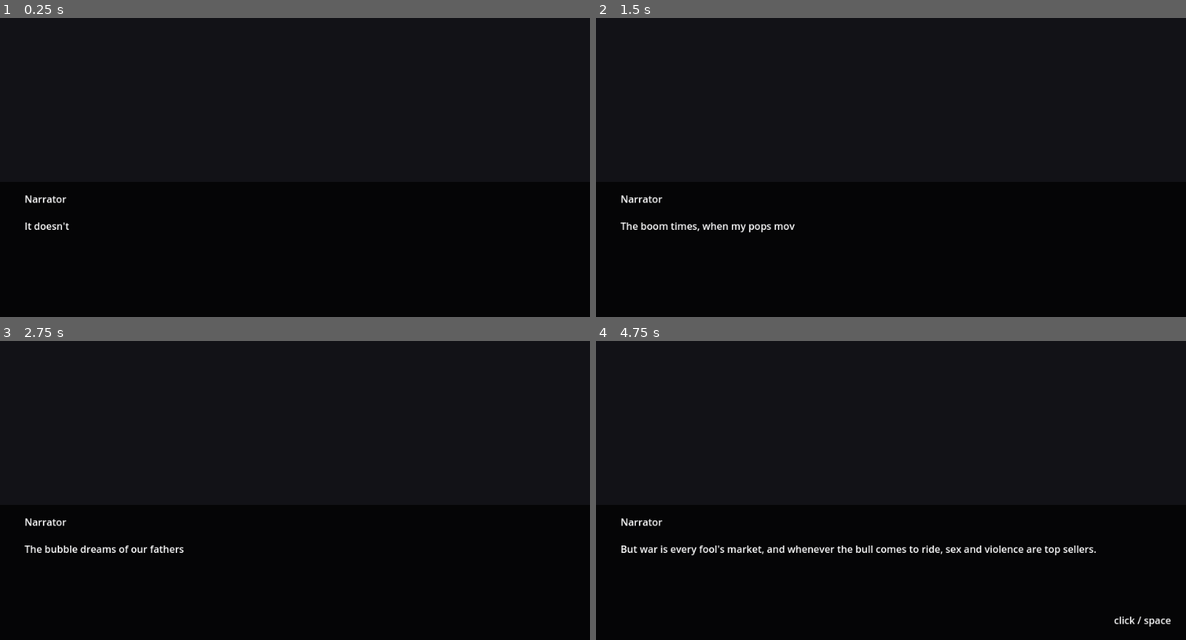
Above: before the commit, frames 1-4 (two rows, left to right).
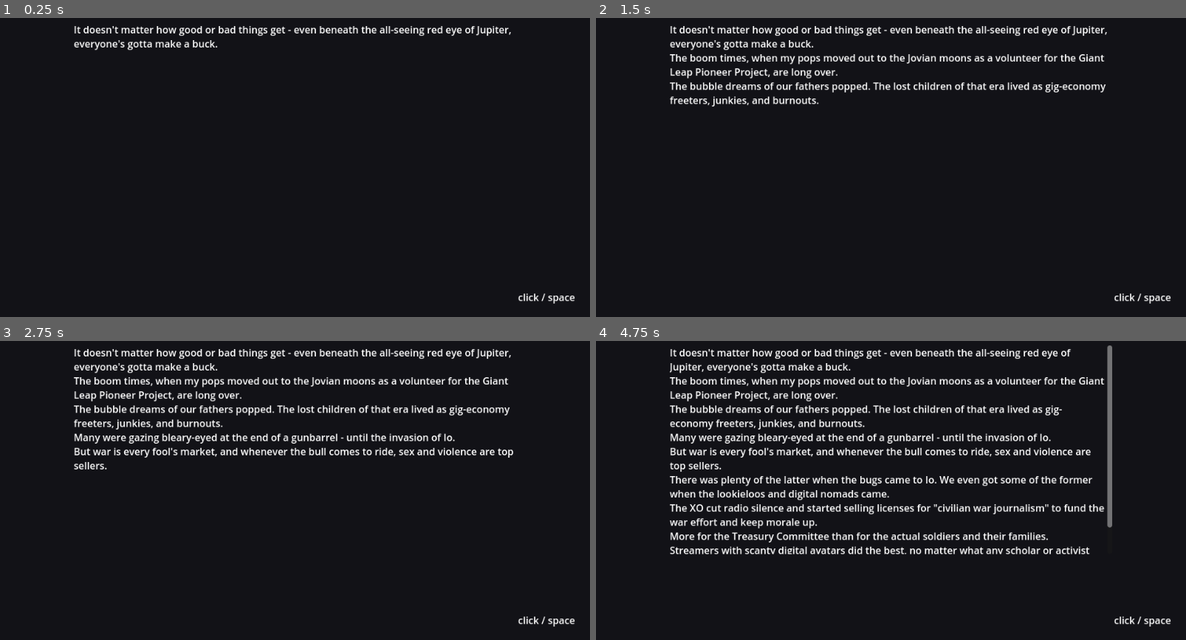
Above: after the commit, the same moments.

Repository: Wasumyon/war-idols
Game: Godot game, scene res://vn/vn.tscn
Same seed, same stepped clock (60 frames per second), same inputs: the game is played once before the commit and once after it. This scene is started directly instead of the project's main scene.
Inputs (mouse positions are in pixels of both pictures, inside the frame that each line leads up to):
- Up to frame 1 (0.25 s): no input
- Up to frame 2 (1.5 s): tap Enter at 0.5 s; move the mouse to (1020, 134) at 0.52 s; hold D (turnRight) 0.53-1.28 s; tap Ctrl (drift) at 0.6 s; click (1020, 134) at 0.67 s; tap Space at 0.77 s; move the mouse to (773, 167) at 1.27 s; hold S (brake) from 1.28 s (still down); tap R at 1.35 s
- Up to frame 3 (2.75 s): tap Space at 1.52, 2 s; move the mouse to (354, 400) at 2.02 s; release S (brake) at 2.03 s; hold D (turnRight) from 2.03 s (still down); tap Shift at 2.1 s
- Up to frame 4 (4.75 s): move the mouse to (861, 541) at 2.77 s; release D (turnRight) at 2.78 s; hold W (accelerate) 2.78-3.53 s; tap Enter at 2.85, 4.25 s; click (861, 541) at 2.92 s; tap Space at 3.02, 3.77, 4.52 s; move the mouse to (1068, 523) at 3.52 s; hold A (turnLeft) from 3.53 s (still down); tap Ctrl (drift) at 3.6 s; move the mouse to (714, 424) at 4.27 s; tap R at 4.35 s

The runs differ from the first frame. In frame 1, 1.7% of the frame differs, in the area x 4-98%, y 2-96%; in frame 2, 4.7%; in frame 3, 6.6%; in frame 4, 12%, in the area x 4-88%, y 1-72%.

Commit message:
VN: narration is unattributed full-screen, accumulating one line per click

Diff:
--- a/car/vn/vn.gd
+++ b/car/vn/vn.gd
@@ -3,7 +3,10 @@
 ##
 ## FORMAT
 ##   == label          start a labelled beat (a jump target)
-##   Name: line        a dialogue or narration line (BBCode allowed)
+##   Name: line        a dialogue line (BBCode allowed)
+##   (no colon) line   NARRATION - unattributed, full screen. Consecutive
+##                     narration lines merge into one block.
+##   Narrator: line    same as above (kept for readability); never shows a name.
 ##   ? choice text     a branch under the line above
 ##   + stat n          effect for the branch above (or the beat, if no branch yet)
 ##   -> label          jump to a label; leave blank to end the scene
@@ -31,10 +34,14 @@
 var _revealing := false
 var _char_timer := 0.0
 var _char_count := 0
-
+var _narr_lines := PackedStringArray()
+var _narr_shown := 0
+
+@onready var box: ColorRect = $Box
 @onready var portrait: TextureRect = $Portrait
 @onready var name_label: Label = $Box/Name
 @onready var text_label: RichTextLabel = $Box/Text
+@onready var narration_label: RichTextLabel = $Narration
 @onready var choices: VBoxContainer = $Choices
 @onready var hint: Label = $Hint
 @onready var name_panel: PanelContainer = $NamePanel
@@ -108,13 +115,32 @@
 				cur["next_label"] = lbl
 				cur["force_end"] = (lbl == "")
 		else:
+			var spk := ""
+			var body := ""
 			var i := line.find(":")
-			if i < 0:
-				continue
+			if i >= 0:
+				spk = line.substr(0, i).strip_edges()
+				body = line.substr(i + 1).strip_edges()
+			else:
+				body = line   # a bare line is narration
+			var is_narr: bool = spk == "" or spk == "Narrator" or spk == "~"
+
+			# Merge consecutive narration into one full-screen block.
+			if is_narr and not blocks.is_empty():
+				var prev: Dictionary = blocks[blocks.size() - 1]
+				if prev["narration"] and prev["choices"].is_empty() and prev["next_label"] == "" and not prev["force_end"]:
+					prev["text"] = str(prev["text"]) + "\n" + body
+					prev["staging"] = Array(prev["staging"]) + Array(pending_staging)
+					pending_staging.clear()
+					cur = prev
+					last_choice = null
+					continue
+
 			cur = {
 				"label": pending_label,
-				"speaker": line.substr(0, i).strip_edges(),
-				"text": line.substr(i + 1).strip_edges(),
+				"speaker": spk,
+				"text": body,
+				"narration": is_narr,
 				"effects": {},
 				"choices": [],
 				"next_label": "",
@@ -142,6 +168,7 @@
 		var node := {
 			"speaker": b["speaker"],
 			"text": b["text"],
+			"narration": b["narration"],
 			"effects": b["effects"],
 			"staging": b["staging"],
 			"next": _resolve(str(b["next_label"]), bool(b["force_end"]), i, blocks, labels),
@@ -182,17 +209,40 @@
 	var node: Dictionary = _nodes["nodes"][id]
 	_apply_effects(node.get("effects", {}))
 
-	name_label.text = _speaker_name(node)
-	text_label.text = _compose_text(node)
-	text_label.visible_characters = 0
-	_char_count = text_label.get_total_character_count()
-	_char_timer = 0.0
-	_revealing = true
-
 	_clear_choices()
 	hint.text = ""
+
+	var body := _compose_text(node)
+	if bool(node.get("narration", false)):
+		# Unattributed, full screen. Lines accumulate one click at a time.
+		box.visible = false
+		portrait.visible = false
+		narration_label.visible = true
+		_narr_lines = body.split("\n")
+		_narr_shown = 1 if _narr_lines.size() > 0 else 0
+		_render_narration()
+		_revealing = false
+		_present_choices()
+	else:
+		narration_label.visible = false
+		box.visible = true
+		portrait.visible = true
+		name_label.text = _speaker_name(node)
+		text_label.text = body
+		text_label.visible_characters = 0
+		_char_count = text_label.get_total_character_count()
+		_char_timer = 0.0
+		_revealing = true
+
 	if _has_staging(node, "input_name"):
 		_show_name_input()
+
+
+func _render_narration() -> void:
+	var out := PackedStringArray()
+	for i in _narr_shown:
+		out.append(_narr_lines[i])
+	narration_label.text = "\n".join(out)
 
 
 func _speaker_name(node: Dictionary) -> String:
@@ -237,7 +287,6 @@
 func _confirm_name() -> void:
 	Game.set_player_name(name_input.text)
 	name_panel.visible = false
-	# Update the label immediately so the name shows on this very line.
 	name_label.text = _speaker_name(_nodes["nodes"][_node_id])
 
 
@@ -291,6 +340,11 @@
 
 func _advance() -> void:
 	if name_panel.visible:
+		return
+	# Narration builds up one line per click.
+	if narration_label.visible and _narr_shown < _narr_lines.size():
+		_narr_shown += 1
+		_render_narration()
 		return
 	if _revealing:
 		text_label.visible_characters = -1
--- a/car/vn/vn.tscn
+++ b/car/vn/vn.tscn
@@ -1,8 +1,9 @@
-[gd_scene load_steps=2 format=3]
+[gd_scene load_steps=2 format=3 uid="uid://b66cbg35jqemw"]
 
-[ext_resource type="Script" path="res://vn/vn.gd" id="1_vn"]
+[ext_resource type="Script" uid="uid://dicdxrvgloxgw" path="res://vn/vn.gd" id="1_vn"]
 
 [node name="Vn" type="Control"]
+layout_mode = 3
 anchors_preset = 15
 anchor_right = 1.0
 anchor_bottom = 1.0
@@ -11,7 +12,7 @@
 script = ExtResource("1_vn")
 
 [node name="Background" type="ColorRect" parent="."]
-anchors_preset = 15
+layout_mode = 0
 anchor_right = 1.0
 anchor_bottom = 1.0
 grow_horizontal = 2
@@ -19,7 +20,7 @@
 color = Color(0.07, 0.07, 0.09, 1)
 
 [node name="Portrait" type="TextureRect" parent="."]
-anchors_preset = 2
+layout_mode = 0
 anchor_top = 1.0
 anchor_bottom = 1.0
 offset_left = 40.0
@@ -31,7 +32,7 @@
 stretch_mode = 5
 
 [node name="Box" type="ColorRect" parent="."]
-anchors_preset = 12
+layout_mode = 0
 anchor_top = 1.0
 anchor_right = 1.0
 anchor_bottom = 1.0
@@ -41,6 +42,7 @@
 color = Color(0, 0, 0, 0.72)
 
 [node name="Name" type="Label" parent="Box"]
+layout_mode = 0
 offset_left = 40.0
 offset_top = 16.0
 offset_right = 620.0
@@ -48,7 +50,7 @@
 text = "Speaker"
 
 [node name="Text" type="RichTextLabel" parent="Box"]
-anchors_preset = 15
+layout_mode = 0
 anchor_right = 1.0
 anchor_bottom = 1.0
 offset_left = 40.0
@@ -61,7 +63,7 @@
 text = "..."
 
 [node name="Choices" type="VBoxContainer" parent="."]
-anchors_preset = 3
+layout_mode = 0
 anchor_left = 1.0
 anchor_top = 1.0
 anchor_right = 1.0
@@ -74,7 +76,7 @@
 grow_vertical = 0
 
 [node name="Hint" type="Label" parent="."]
-anchors_preset = 3
+layout_mode = 0
 anchor_left = 1.0
 anchor_top = 1.0
 anchor_right = 1.0
@@ -86,8 +88,22 @@
 text = "click / space"
 horizontal_alignment = 2
 
+[node name="Narration" type="RichTextLabel" parent="."]
+visible = false
+anchors_preset = 15
+anchor_right = 1.0
+anchor_bottom = 1.0
+offset_left = 120.0
+offset_top = 60.0
+offset_right = -120.0
+offset_bottom = -140.0
+grow_horizontal = 2
+grow_vertical = 2
+bbcode_enabled = true
+
 [node name="NamePanel" type="PanelContainer" parent="."]
 visible = false
+layout_mode = 0
 anchor_left = 0.5
 anchor_top = 0.5
 anchor_right = 0.5
@@ -98,12 +114,16 @@
 offset_bottom = 90.0
 
 [node name="VBox" type="VBoxContainer" parent="NamePanel"]
+layout_mode = 2
 
 [node name="Prompt" type="Label" parent="NamePanel/VBox"]
+layout_mode = 2
 text = "What do they call you?"
 
 [node name="NameInput" type="LineEdit" parent="NamePanel/VBox"]
+layout_mode = 2
 placeholder_text = "Commander"
 
 [node name="Confirm" type="Button" parent="NamePanel/VBox"]
+layout_mode = 2
 text = "Confirm"
